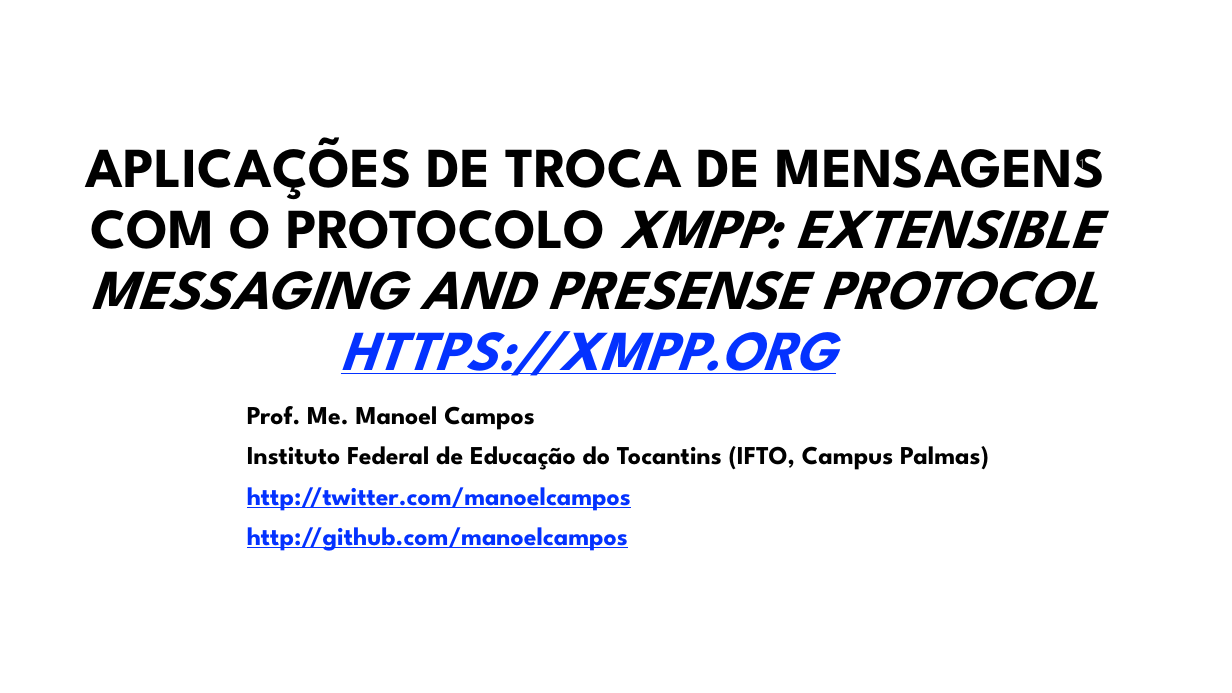
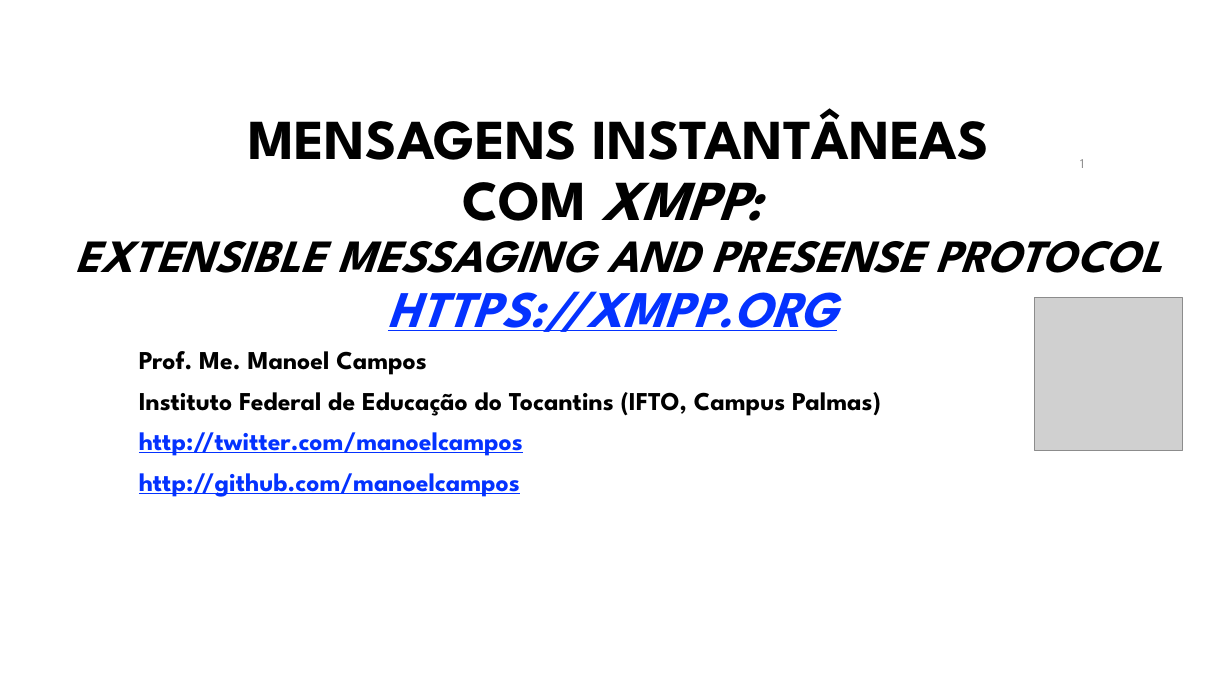
Before and after one commit to manoelcampos/sistemas-distribuidos, a slide deck: slide 1 of projects/03-xmpp/xmpp.pptx. Drawn at 1232x693 pixels with LibreOffice and Linux fonts; fonts in the diff are those of the drawing; grey boxes stand for pictures; background and template pictures are left out. Boxes give left, top, right and bottom in pixels: in the first picture for what was removed or moved away, otherwise in the second. Text is boxed around its words. In the diff, an @@ line names an element or a change of style, - is before the commit and + after.

Commit message:
Atualiza projeto XMPP

```diff
--- a/projects/03-xmpp/xmpp.pptx
+++ b/projects/03-xmpp/xmpp.pptx
@@ title at [75,108,1162,332]: text changed; size 44 to 36 pt @@
-APLICAÇÕES DE TROCA DE MENSAGENS COM O PROTOCOLO XMPP: EXTENSIBLE MESSAGING AND PRESENSE PROTOCOL
-HTTPS://XMPP.ORG
+MENSAGENS INSTANTÂNEAS
+COM XMPP:
+EXTENSIBLE MESSAGING AND PRESENSE PROTOCOL
+HTTPS://XMPP.ORG
@@ picture added at [1034,298,1183,450] @@
@@ subtitle "Prof. Me. Manoel Campos": place and size @@
-subtitle "Prof. Me. Manoel Campos" at [247,406,989,551]
+subtitle "Prof. Me. Manoel Campos" at [139,351,881,497]
```
Also in this commit, not shown: 7 other slides changed, 11 other files.
